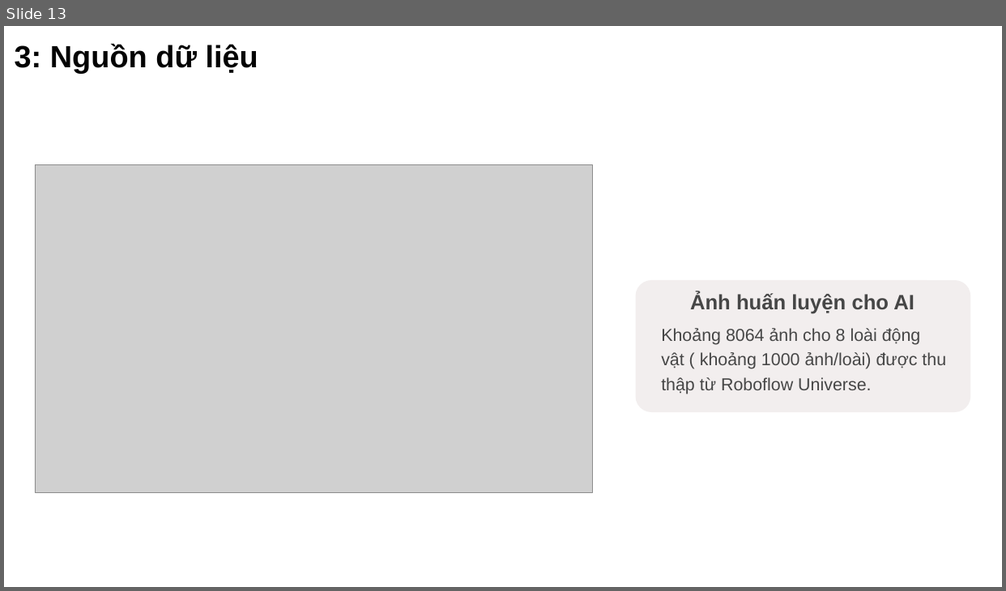
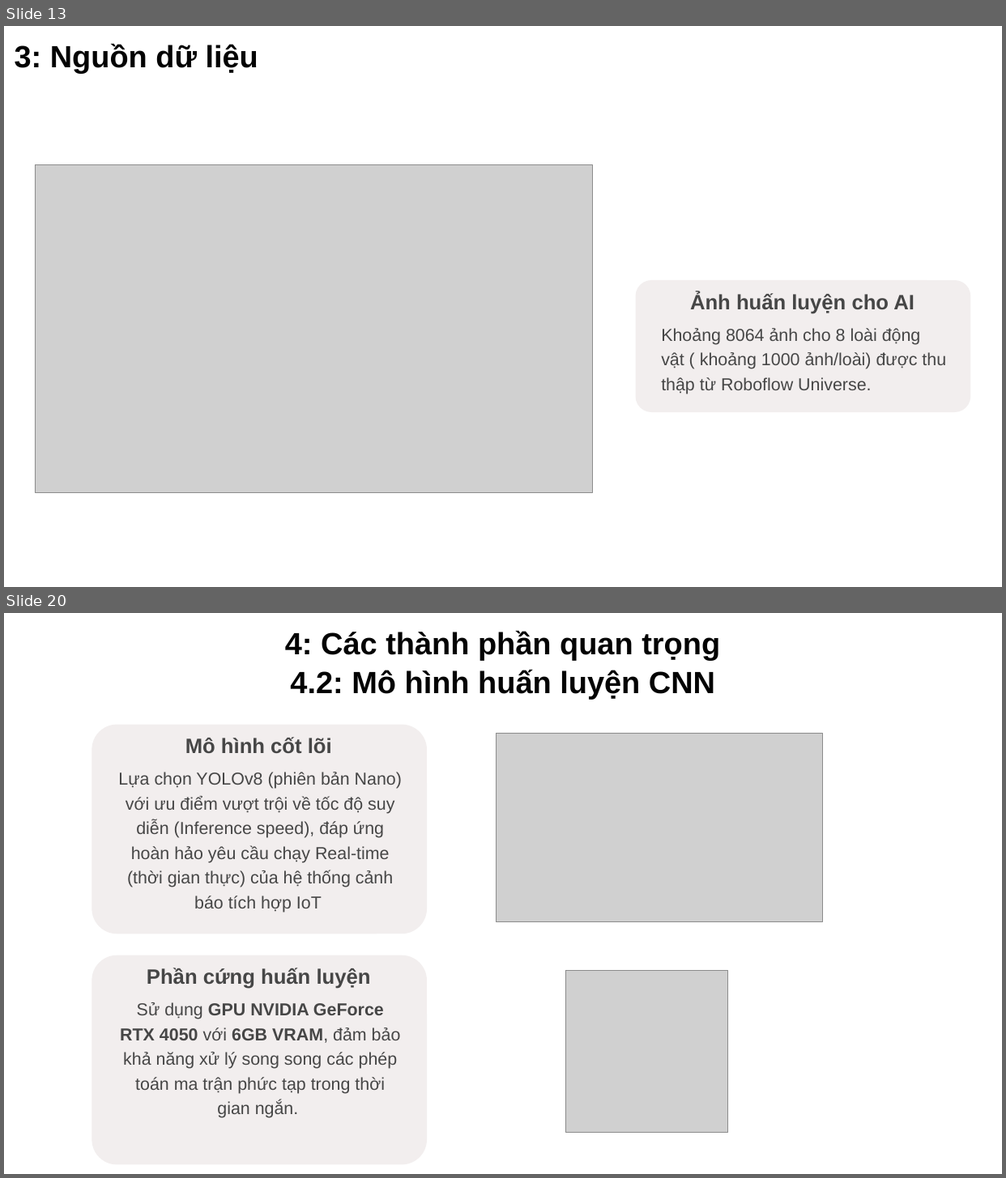
Before and after one commit to NguyenTAnh2005/IntelligentSystem_Vu_Hai_Anh, a slide deck: final_project/reports/Bao_Cao/baocao.pptx. Shown one above the other, each under a label of ours: slide 13 before the commit, slides 13 and 20 after it; the slides between them are not shown. The pictures are 1006x591 and 1006x1178 pixels, drawn with LibreOffice and Linux fonts; fonts in the diff are those of the drawing; grey boxes stand for pictures; background and template pictures are left out. Boxes give left, top, right and bottom in pixels: in the first picture for what was removed or moved away, otherwise in the second. Text is boxed around its words. In the diff, an @@ line names an element or a change of style, - is before the commit and + after.

```diff
--- a/final_project/reports/Bao_Cao/baocao.pptx
+++ b/final_project/reports/Bao_Cao/baocao.pptx
@@ slide 20 added at (4,613,1002,1174), background #000000; not listed: 1 template element that a slide beside it also shows @@
@@ text added at (285,630,720,660), 35.5 pt, text #030303, bold @@
+4: Các thành phần quan trọng
@@ text added at (290,669,715,699), 35.5 pt, text #030303, bold @@
+4.2: Mô hình huấn luyện CNN
@@ rounded rectangle added at (92,725,427,935), fill #F2EEEE @@
@@ picture added at (496,733,823,922) @@
@@ text added at (185,737,332,753), 24 pt, text #464646, bold @@
+Mô hình cốt lõi
@@ text added at (118,772,402,913), 20 pt, text #464646 @@
+Lựa chọn YOLOv8 (phiên bản Nano) với ưu điểm vượt trội về tốc độ suy diễn (Inference speed), đáp ứng hoàn hảo yêu cầu chạy Real-time (thời gian thực) của hệ thống cảnh báo tích hợp IoT
@@ rounded rectangle added at (92,956,427,1165), fill #F2EEEE @@
@@ text added at (147,968,371,989), 24 pt, text #464646, bold @@
+Phần cứng huấn luyện
@@ picture added at (565,970,728,1132) @@
@@ text added at (120,1003,401,1118), 20 pt, text #464646 @@
+Sử dụng GPU NVIDIA GeForce RTX 4050 với 6GB VRAM, đảm bảo khả năng xử lý song song các phép toán ma trận phức tạp trong thời gian ngắn.
```
Also in this commit, not shown: 7 slides changed, 26 other slides added, 14 slides removed, 2 other files.
